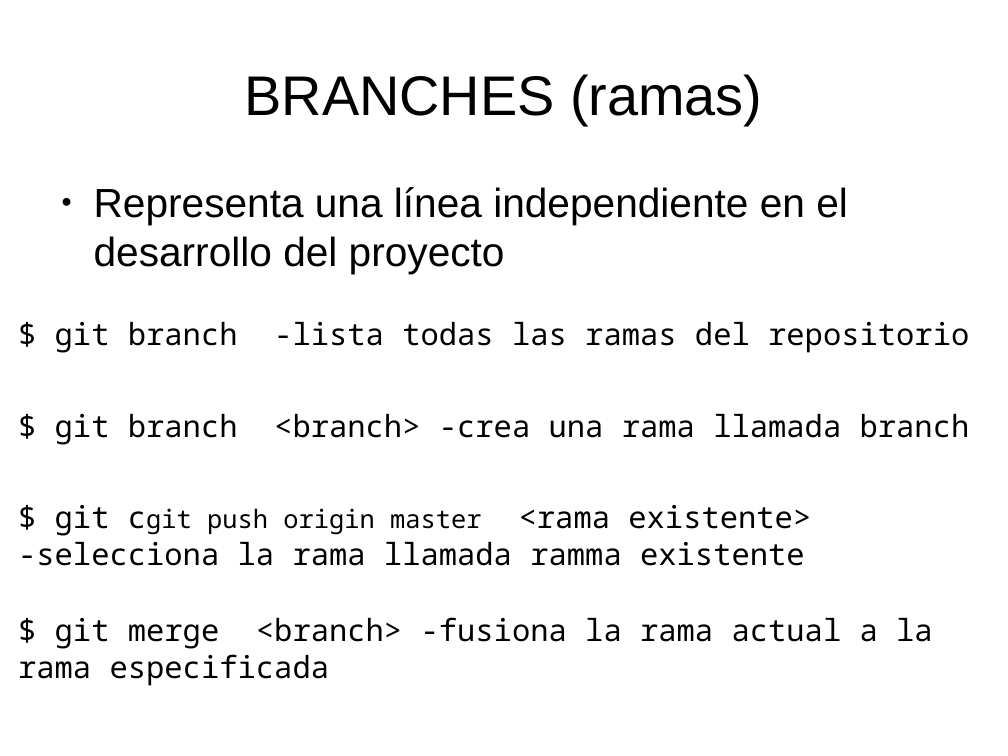
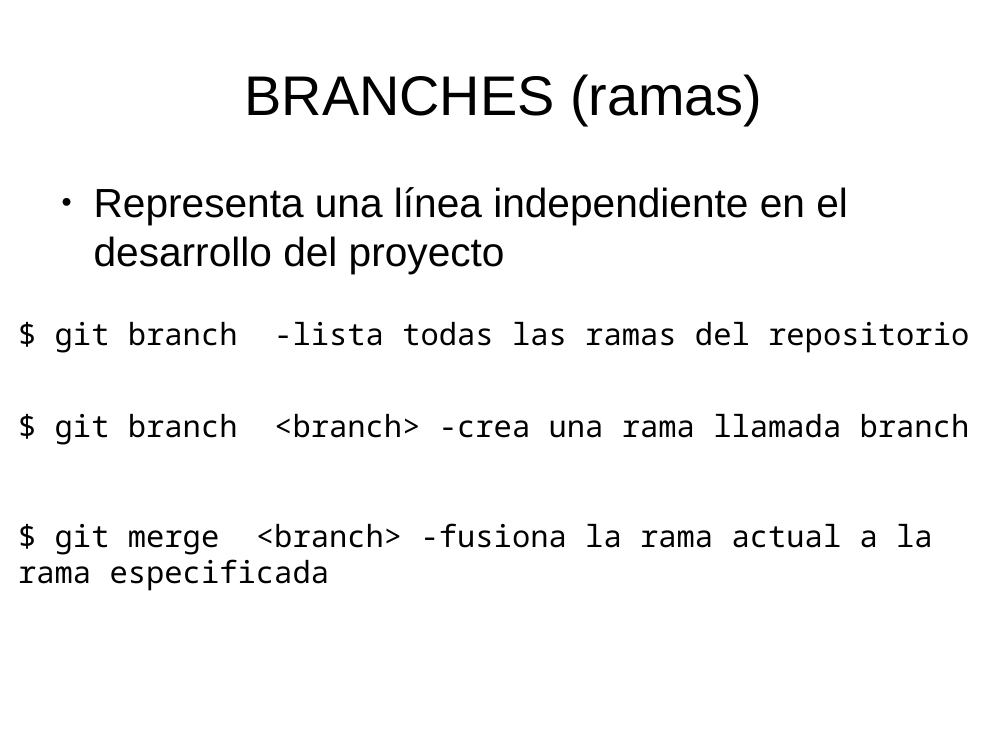
Before and after one commit to jomare1188/clase_git, a slide deck: slide 9 of presentaciongit.odp. Drawn at 1008x756 pixels with LibreOffice and Linux fonts; fonts in the diff are those of the drawing. Boxes give left, top, right and bottom in pixels: in the first picture for what was removed or moved away, otherwise in the second. Text is boxed around its words. In the diff, an @@ line names an element or a change of style, - is before the commit and + after.

```diff
--- a/presentaciongit.odp
+++ b/presentaciongit.odp
@@ text removed at bbox=[18, 505, 811, 566] @@
-$ git cgit push origin master <rama existente> -selecciona la rama llamada ramma existente
@@ text "$ git merge <branch> -fusiona ...": place and size @@
-text "$ git merge <branch> -fusiona ..." at bbox=[18, 617, 933, 686]
+text "$ git merge <branch> -fusiona ..." at bbox=[18, 523, 933, 591]
```
Also in this commit, not shown: 1 other slide changed, 1 other file.
